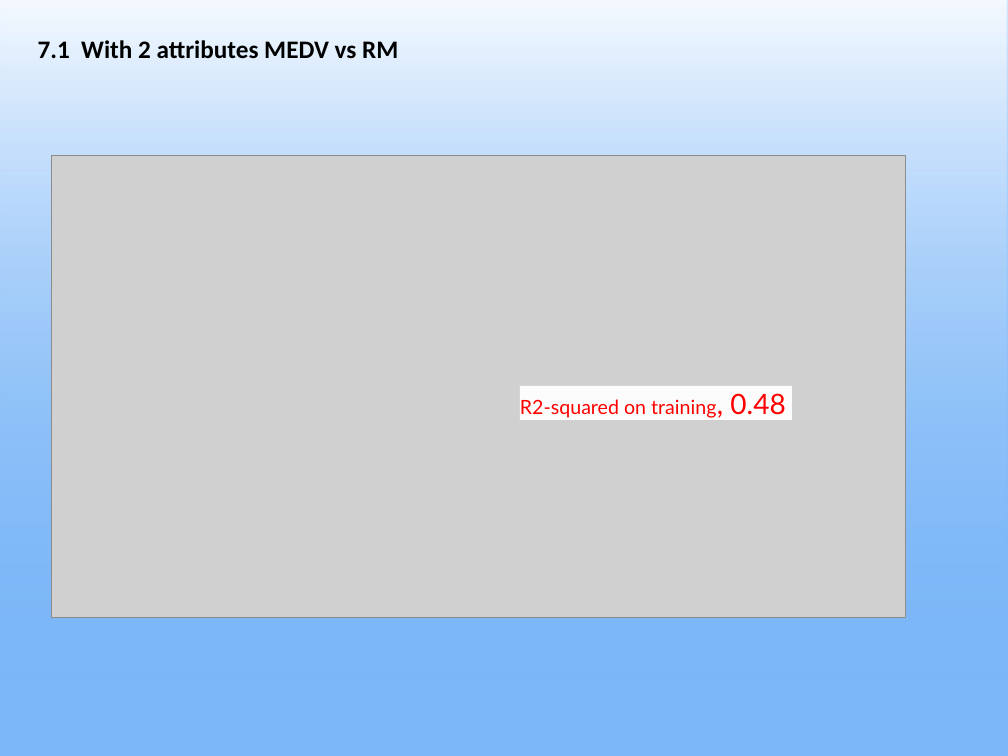
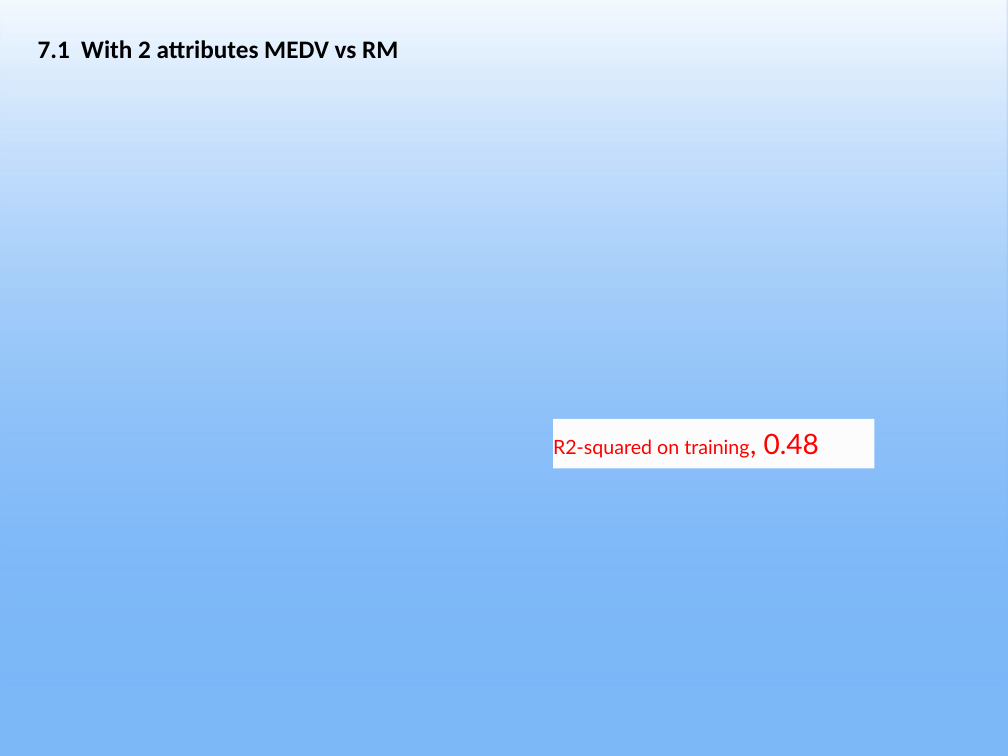
Before and after one commit to ouzarf/seminars, a slide deck: slide 45 of uminho19-ML.pptx (slide 48 before the commit). Drawn at 1008x756 pixels with LibreOffice and Linux fonts; fonts in the diff are those of the drawing; grey boxes stand for pictures; background and template pictures are left out. Boxes give left, top, right and bottom in pixels: in the first picture for what was removed or moved away, otherwise in the second. Text is boxed around its words. In the diff, an @@ line names an element or a change of style, - is before the commit and + after.

```diff
--- a/uminho19-ML.pptx
+++ b/uminho19-ML.pptx
@@ picture removed at bbox=[51, 156, 905, 618] @@
@@ rectangle "R2-squared on training, 0.48": place and size @@
-rectangle "R2-squared on training, 0.48" at bbox=[520, 386, 792, 420]
+rectangle "R2-squared on training, 0.48" at bbox=[553, 419, 875, 469]
```
Also in this commit, not shown: 11 other slides changed, 1 slide added, 4 slides removed, 5 other files.
